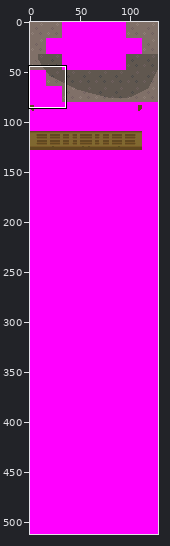
Edited in one commit: sprite sheet (tiles/oreburgh_south/bottom.png). Above, an overview of the earlier version with the close-up marked.
Close-up. Old version:
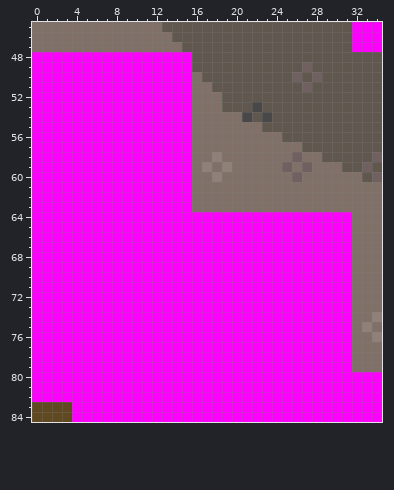
The file is 128x512 pixels. Shown: x 0..34, y 45..84. The commit also changed other parts of the picture, which this record leaves out.
After the commit:
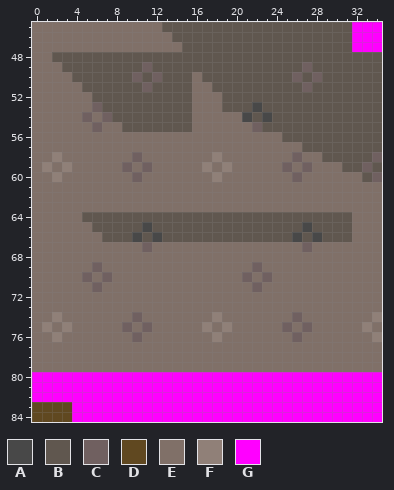
Palette (. is transparent): A #484848  B #60574f  C #706060  D #604820  E #807068  F #908078  G #ff00ff
What changed:
Colour A replaces colour G in row 65 at x 11 and 27; in row 66 at x 10, 12, 26 and 28.
Colour B replaces colour G in row 48 at x 2 to 15; in row 49 at x 3 to 10 and 12 to 15; in row 50 at x 4 to 9, 11 and 13 to 15; in row 51 at x 5 to 10 and 12 to 15; in row 52 at x 6 to 15; in row 53 at x 7 to 15.
Colour B replaces colour G in row 54 at x 8 to 15; in row 55 at x 9 to 15; in row 64 at x 5 to 31; in row 65 at x 6 to 10, 12 to 26 and 28 to 31; in row 66 at x 7 to 9, 11, 13 to 25, 27 and 29 to 31.
Colour C replaces colour E in row 55 at x 22.
Colour C replaces colour G in row 49 at x 11; in row 50 at x 10 and 12; in row 51 at x 11; in row 53 at x 6; in row 54 at x 5 and 7; in row 55 at x 6.
Colour C replaces colour G in row 58 at x 10; in row 59 at x 9 and 11; in row 60 at x 10; in row 67 at x 11 and 27; in row 69 at x 6 and 22; in row 70 at x 5, 7, 21 and 23.
Colour C replaces colour G in row 71 at x 6 and 22; in row 74 at x 10 and 26; in row 75 at x 9, 11, 25 and 27; in row 76 at x 10 and 26.
Colour E replaces colour G in row 48 at x 0 to 1; in row 49 at x 0 to 2; in row 50 at x 0 to 3; in row 51 at x 0 to 4; in rows 52 to 53 at x 0 to 5; in row 54 at x 0 to 4 and 6.
Colour E replaces colour G in row 55 at x 0 to 5 and 7 to 8; in rows 56 to 57 at x 0 to 15; in row 58 at x 0 to 1, 3 to 9 and 11 to 15; in row 59 at x 0, 2, 4 to 8, 10 and 12 to 15; in row 60 at x 0 to 1, 3 to 9 and 11 to 15; in rows 61 to 63 at x 0 to 15.
Colour E replaces colour G in row 64 at x 0 to 4; in row 65 at x 0 to 5; in row 66 at x 0 to 6; in row 67 at x 0 to 10, 12 to 26 and 28 to 31; in row 68 at x 0 to 31; in row 69 at x 0 to 5, 7 to 21 and 23 to 31.
Colour E replaces colour G in row 70 at x 0 to 4, 6, 8 to 20, 22 and 24 to 31; in row 71 at x 0 to 5, 7 to 21 and 23 to 31; in rows 72 to 73 at x 0 to 31; in row 74 at x 0 to 1, 3 to 9, 11 to 17, 19 to 25 and 27 to 31; in row 75 at x 0, 2, 4 to 8, 10, 12 to 16, 18, 20 to 24, 26 and 28 to 31; in row 76 at x 0 to 1, 3 to 9, 11 to 17, 19 to 25 and 27 to 31.
Colour E replaces colour G in rows 77 to 79 at x 0 to 31.
Colour F replaces colour G in row 58 at x 2; in row 59 at x 1 and 3; in row 60 at x 2; in row 74 at x 2 and 18; in row 75 at x 1, 3, 17 and 19; in row 76 at x 2 and 18.
